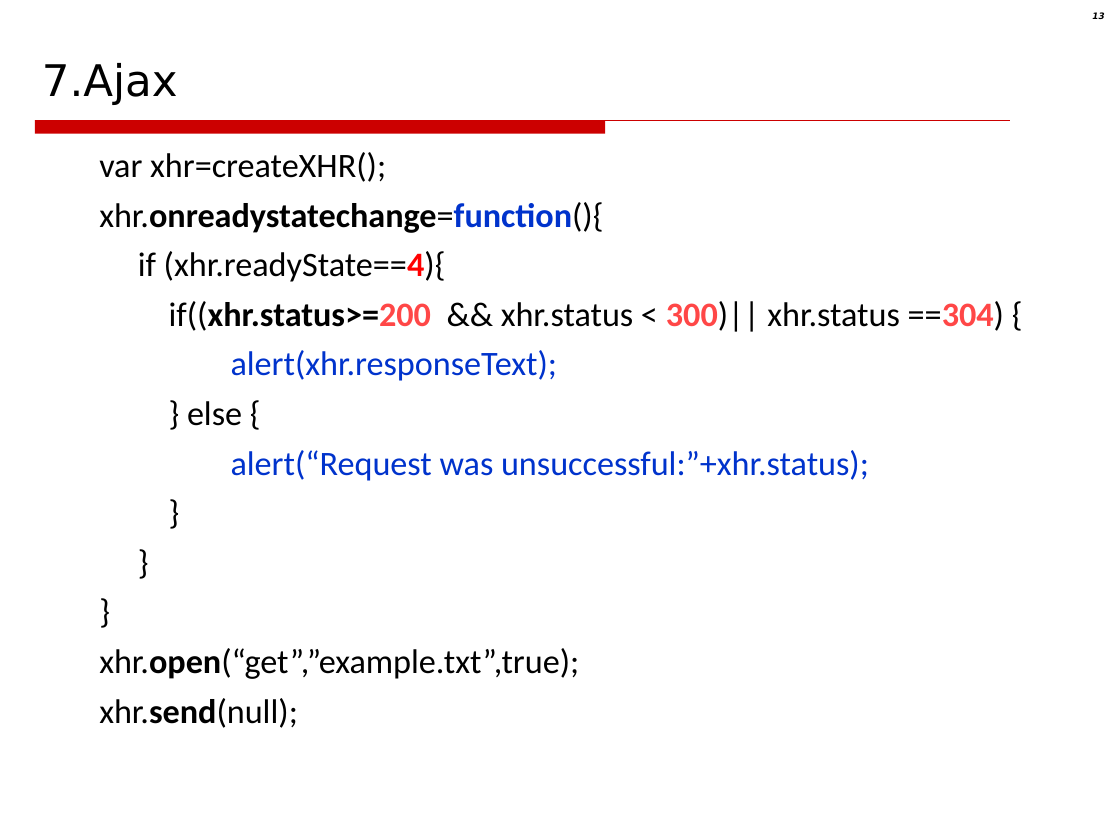
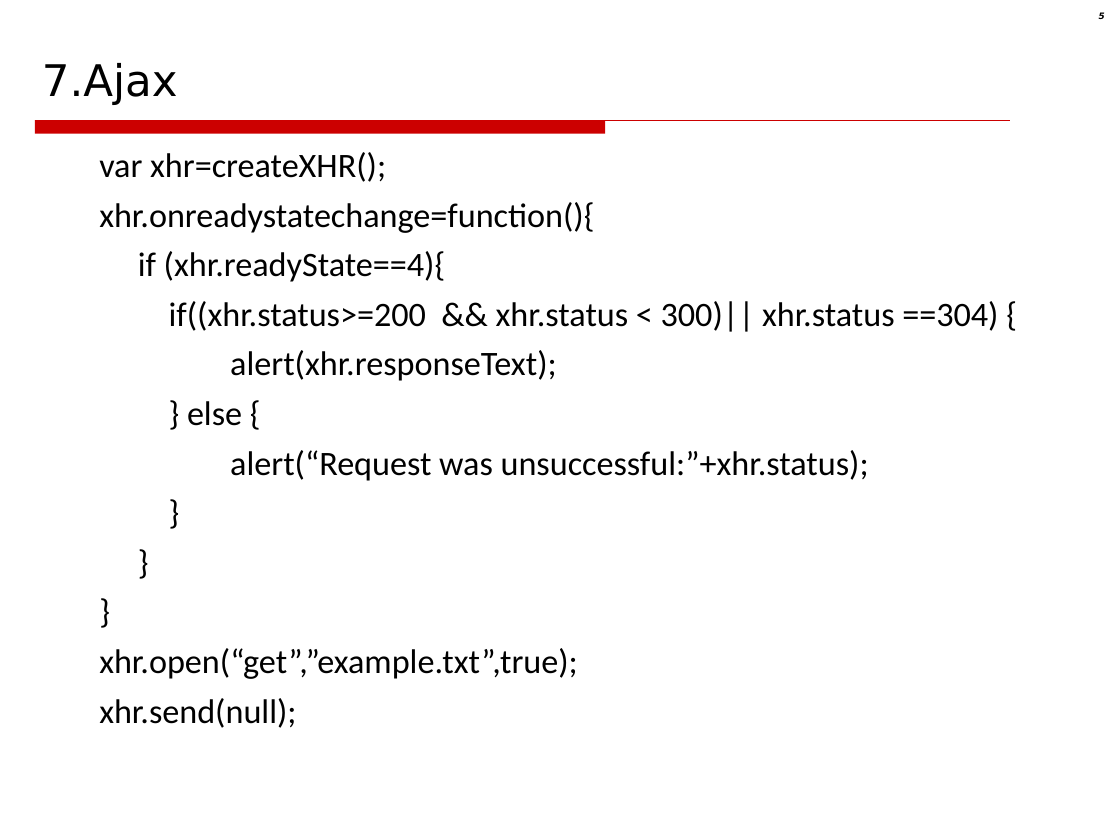
Before and after one commit to akikohaku/CSU-PPT, a slide deck: slide 5 of Web技术-2021/07.Ajax.ppt (slide 13 before the commit). Drawn at 1120x840 pixels with LibreOffice and Linux fonts; fonts in the diff are those of the drawing; background and template pictures are left out. Boxes give left, top, right and bottom in pixels: in the first picture for what was removed or moved away, otherwise in the second. Text is boxed around its words. In the diff, an @@ line names an element or a change of style, - is before the commit and + after.

```diff
--- a/Web技术-2021/07.Ajax.ppt
+++ b/Web技术-2021/07.Ajax.ppt
@@ page number at <box>1099,13,1105,19</box>: text changed @@
-13
+5
@@ text at <box>99,202,998,728</box>: text colour #0033CC to #000000 in "xhr.onreadystatechange=function(){", "alert(xhr.responseText);", "alert(“Request was unsuccessful:”+xhr.status);"; bold off in "xhr.onreadystatechange=function(){", "(xhr.readyState==4){", "if((xhr.status>=200 300)|| ==304)", "xhr.open(“get”,”example.txt”,true);" and 1 more places; text colour #FF0000 to #000000 in "(xhr.readyState==4){"; text colour #FF4747 to #000000 in "if((xhr.status>=200 300)|| ==304)" @@
```
Also in this commit, not shown: 4 other slides changed, 1 slide added, 24 slides removed, 19 other files.
